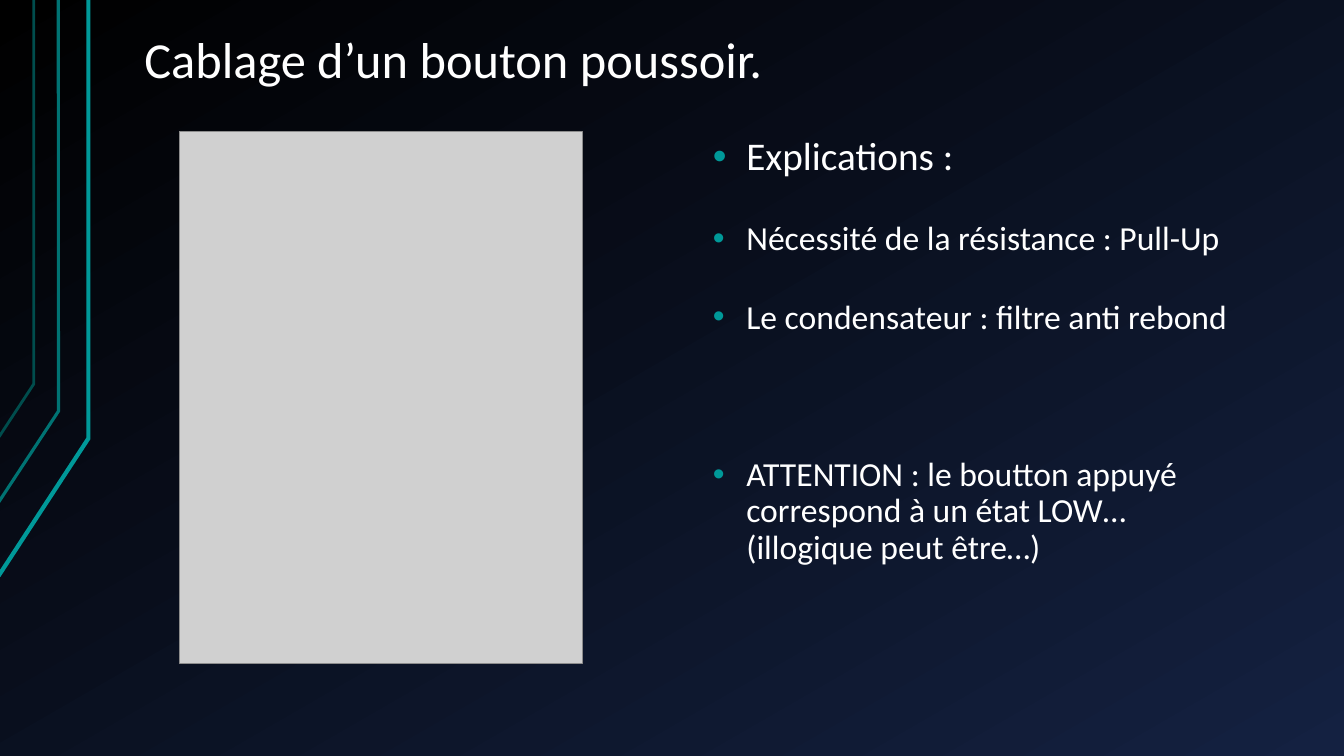
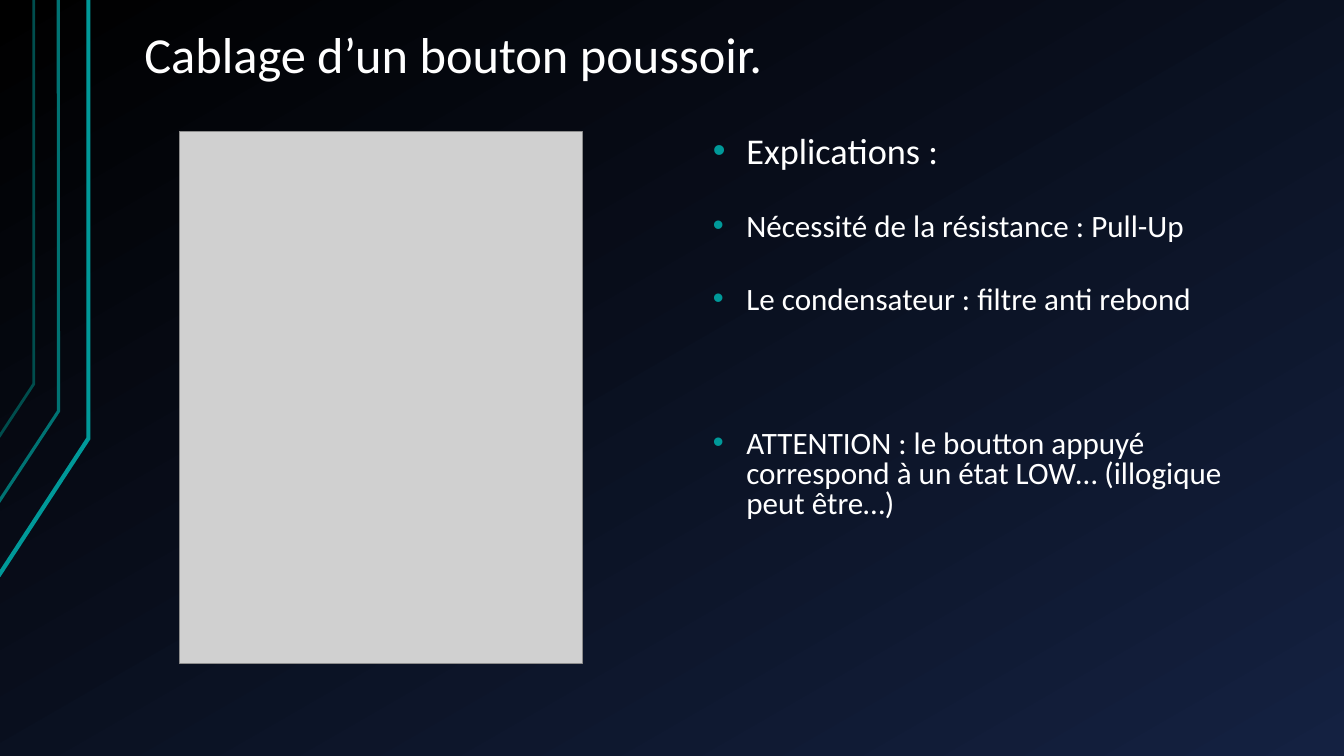
Before and after one commit to shyne99/formation-web, a slide deck: slide 14 of Seance 1 HTML CSS PHP.ppt. Drawn at 1344x756 pixels with LibreOffice and Linux fonts; fonts in the diff are those of the drawing; grey boxes stand for pictures. Boxes give left, top, right and bottom in pixels: in the first picture for what was removed or moved away, otherwise in the second. Text is boxed around its words. In the diff, an @@ line names an element or a change of style, - is before the commit and + after.

```diff
--- a/Seance 1 HTML CSS PHP.ppt
+++ b/Seance 1 HTML CSS PHP.ppt
@@ background gradient #000000 to #142141 to gradient #142141 to #000000 @@
@@ text "Cablage d’un bouton poussoir." at box(144, 37, 762, 82): line spacing 0.9 to 0.8 @@
@@ text "Explications :" at box(746, 138, 1221, 519): size 28 to 25.9 pt in "Explications :"; size 24 to 22.2 pt; line spacing 0.9 to 0.8 @@
```
Also in this commit, not shown: 18 other slides changed, 2 slides added, 2 slides removed, 2 other files.
